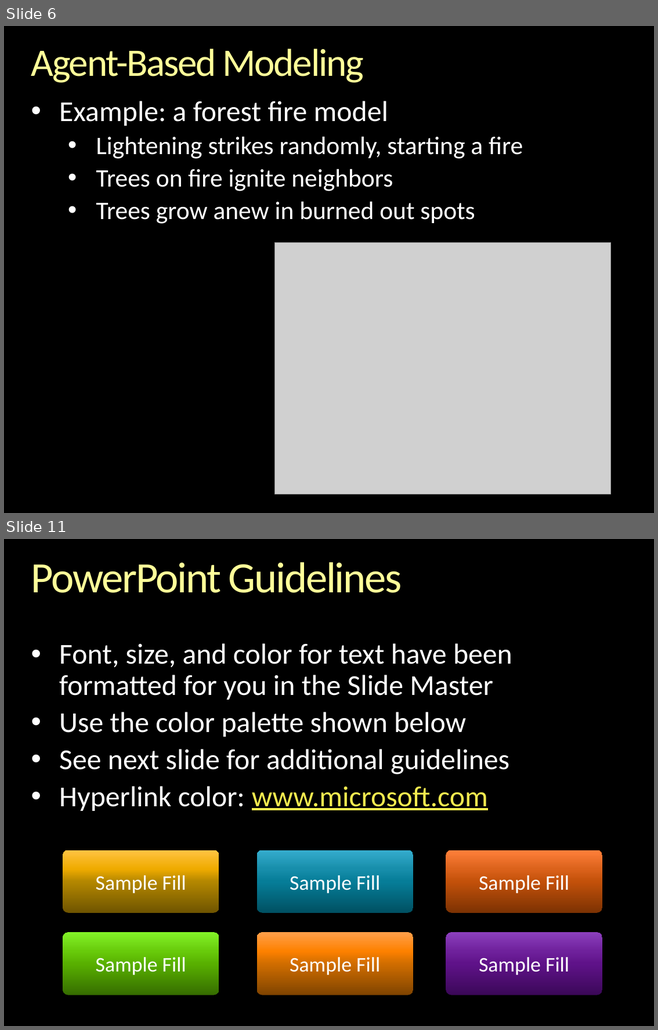
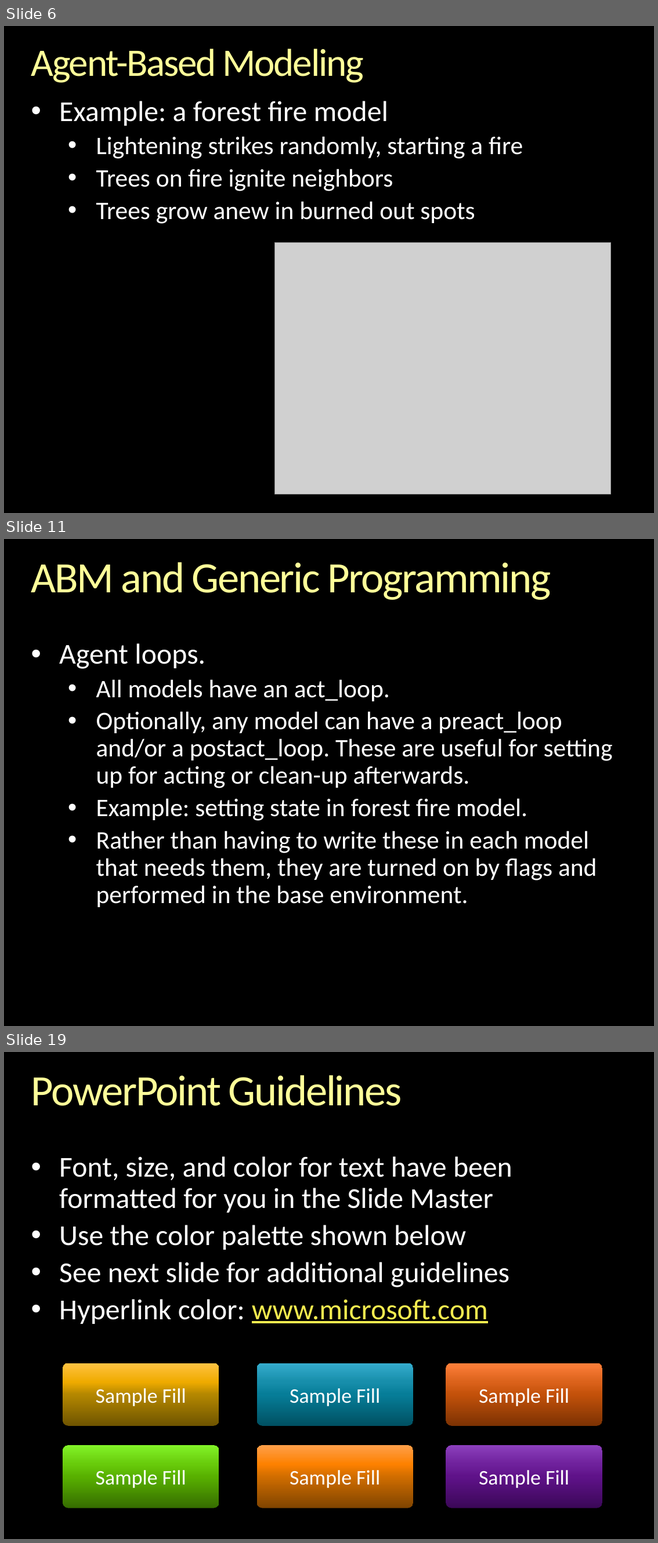
Before and after one commit to gcallah/indras_net, a slide deck: docs/GenericProgrammingAndABM.pptx. Shown one above the other, each under a label of ours: slides 6 and 11 before the commit, slides 6, 11 and 19 after it; the slides between them are not shown. The pictures are 658x1030 and 658x1543 pixels, drawn with LibreOffice and Linux fonts; fonts in the diff are those of the drawing; grey boxes stand for pictures; background and template pictures are left out. Boxes give left, top, right and bottom in pixels: in the first picture for what was removed or moved away, otherwise in the second. Text is boxed around its words. In the diff, an @@ line names an element or a change of style, - is before the commit and + after.

```diff
--- a/docs/GenericProgrammingAndABM.pptx
+++ b/docs/GenericProgrammingAndABM.pptx
@@ slide 11 added at box(4, 539, 654, 1026), background picture (left out) @@
@@ title added at box(31, 562, 550, 600), 48 pt, text gradient #FFFFB9 to #FFFF99 to #F6AE1E @@
+ABM and Generic Programming
@@ text added at box(59, 643, 612, 907), 28 pt, text #FFFFFF @@
+• Agent loops.
+  • All models have an act_loop.
+  • Optionally, any model can have a preact_loop and/or a postact_loop. These are useful for setting up for acting or clean-up afterwards.
+  • Example: setting state in forest fire model.
+  • Rather than having to write these in each model that needs them, they are turned on by flags and performed in the base environment.
@@ what was slide 11 is now slide 19 @@
```
Also in this commit, not shown: 3 slides changed, 9 other slides added, 5 slides removed.
